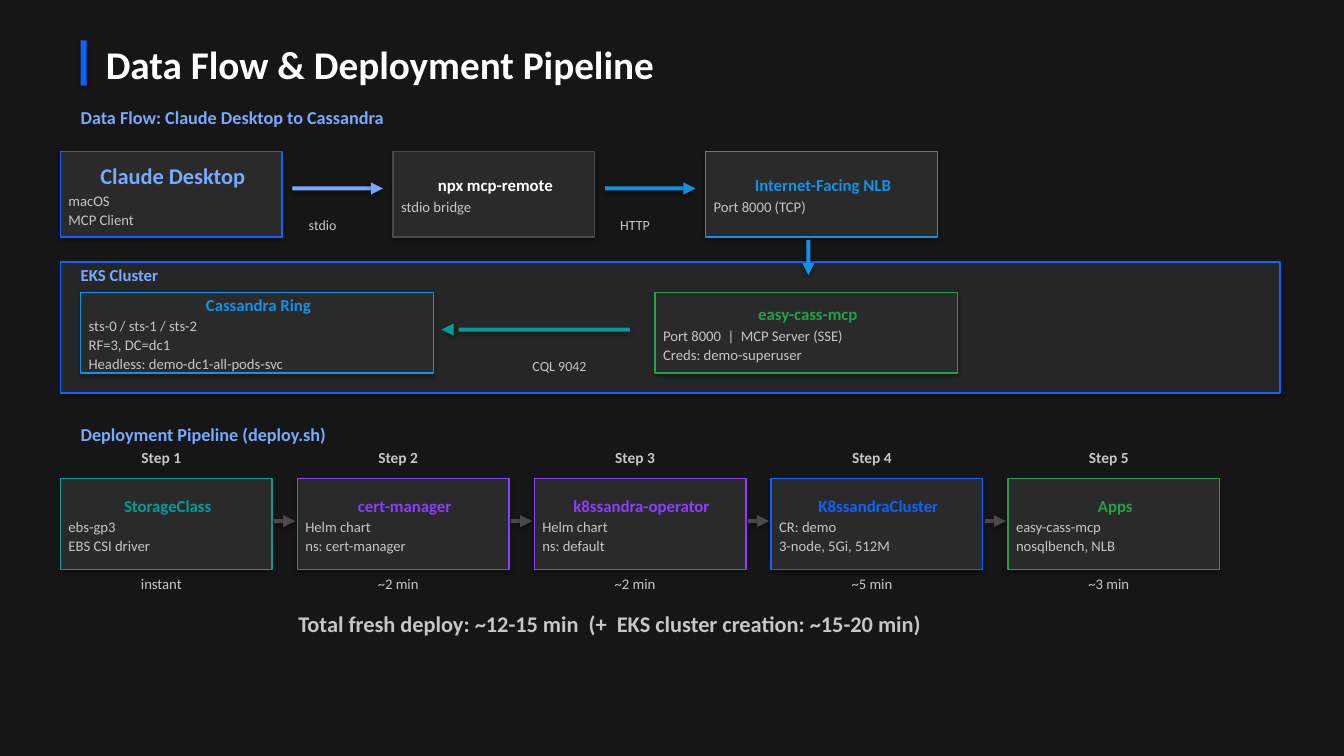
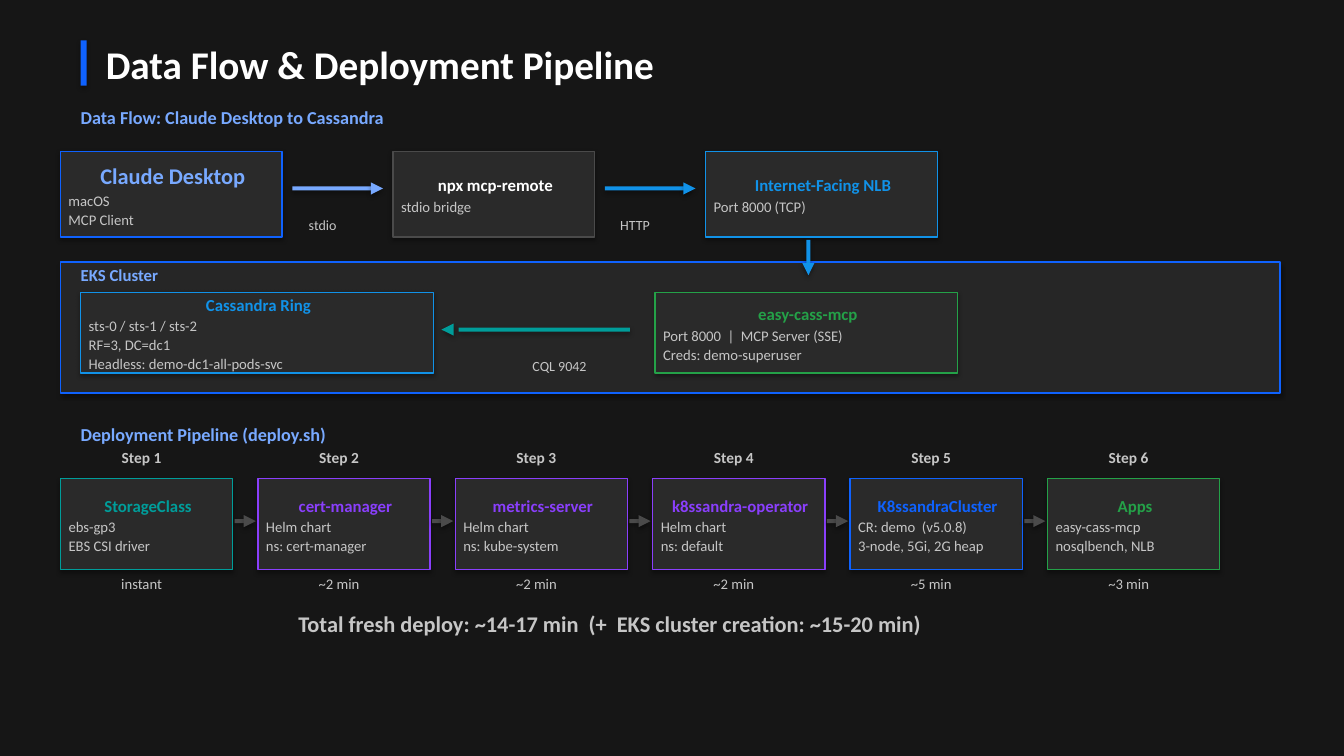
Before and after one commit to jamesc127/k8ssandra-mcp-workshop, a slide deck: slide 5 of k8ssandra-reference-architecture.pptx (slide 4 before the commit). Drawn at 1344x756 pixels with LibreOffice and Linux fonts; fonts in the diff are those of the drawing. Boxes give left, top, right and bottom in pixels: in the first picture for what was removed or moved away, otherwise in the second. Text is boxed around its words. In the diff, an @@ line names an element or a change of style, - is before the commit and + after.

```diff
--- a/k8ssandra-reference-architecture.pptx
+++ b/k8ssandra-reference-architecture.pptx
@@ text "Step 1": place and size @@
-text "Step 1" at bbox=[141, 453, 181, 466]
+text "Step 1" at bbox=[122, 453, 162, 466]
@@ text "Step 2": place and size @@
-text "Step 2" at bbox=[378, 453, 418, 466]
+text "Step 2" at bbox=[319, 453, 359, 466]
@@ rectangle "StorageClass": place and size @@
-rectangle "StorageClass" at bbox=[60, 479, 272, 570]
+rectangle "StorageClass" at bbox=[60, 479, 233, 570]
@@ rectangle "cert-manager": place and size @@
-rectangle "cert-manager" at bbox=[297, 479, 509, 570]
+rectangle "cert-manager" at bbox=[258, 479, 431, 570]
@@ rectangle added at bbox=[456, 479, 628, 570], fill #2A2A2A, outline #8A3FFC 1 pt, 10.5 pt, text #C6C6C6 @@
+metrics-server
+Helm chart
+ns: kube-system
@@ text added at bbox=[516, 453, 556, 466], 11 pt, text #C6C6C6, bold @@
+Step 3
@@ rectangle "k8ssandra-operator": place and size @@
-rectangle "k8ssandra-operator" at bbox=[534, 479, 746, 570]
+rectangle "k8ssandra-operator" at bbox=[652, 479, 825, 570]
@@ text at bbox=[714, 453, 754, 466]: text changed @@
-Step 3
+Step 4
@@ rectangle "K8ssandraCluster": place and size @@
-rectangle "K8ssandraCluster" at bbox=[771, 479, 983, 570]
+rectangle "K8ssandraCluster" at bbox=[850, 479, 1022, 570]
@@ text at bbox=[911, 453, 951, 466]: text changed @@
-Step 4
+Step 5
@@ rectangle "Apps": place and size @@
-rectangle "Apps" at bbox=[1008, 479, 1220, 570]
+rectangle "Apps" at bbox=[1048, 479, 1220, 570]
@@ text at bbox=[1109, 452, 1149, 466]: text changed @@
-Step 5
+Step 6
@@ rectangle: place and size @@
-rectangle at bbox=[274, 519, 287, 523]
+rectangle at bbox=[235, 519, 248, 523]
@@ triangle: place and size @@
-triangle at bbox=[283, 515, 295, 527]
+triangle at bbox=[244, 515, 256, 527]
@@ rectangle: place and size @@
-rectangle at bbox=[511, 519, 524, 523]
+rectangle at bbox=[433, 519, 446, 523]
@@ triangle: place and size @@
-triangle at bbox=[520, 515, 532, 527]
+triangle at bbox=[442, 515, 454, 527]
@@ rectangle added at bbox=[630, 519, 643, 523], fill #4A4A4A @@
@@ triangle added at bbox=[638, 515, 650, 527], fill #4A4A4A @@
@@ rectangle: place and size @@
-rectangle at bbox=[748, 519, 761, 523]
+rectangle at bbox=[827, 519, 840, 523]
@@ triangle: place and size @@
-triangle at bbox=[757, 515, 769, 527]
+triangle at bbox=[836, 515, 848, 527]
@@ text in rectangle at bbox=[858, 521, 984, 554]: text changed @@
-CR: demo
-3-node, 5Gi, 512M
+CR: demo (v5.0.8)
+3-node, 5Gi, 2G heap
@@ rectangle: place and size @@
-rectangle at bbox=[985, 519, 998, 523]
+rectangle at bbox=[1024, 519, 1037, 523]
@@ triangle: place and size @@
-triangle at bbox=[994, 515, 1006, 527]
+triangle at bbox=[1033, 515, 1046, 527]
@@ text "instant": place and size @@
-text "instant" at bbox=[141, 579, 182, 589]
+text "instant" at bbox=[121, 579, 162, 589]
@@ text "~2 min": place and size @@
-text "~2 min" at bbox=[378, 579, 419, 589]
+text "~2 min" at bbox=[319, 579, 360, 589]
@@ text added at bbox=[516, 579, 557, 589], 10.5 pt, text #C6C6C6 @@
+~2 min
@@ text "~2 min": place and size @@
-text "~2 min" at bbox=[615, 579, 656, 589]
+text "~2 min" at bbox=[713, 579, 754, 589]
@@ text "~5 min": place and size @@
-text "~5 min" at bbox=[852, 579, 893, 589]
+text "~5 min" at bbox=[911, 579, 952, 589]
@@ text "~3 min": place and size @@
-text "~3 min" at bbox=[1088, 579, 1129, 589]
+text "~3 min" at bbox=[1108, 579, 1149, 589]
@@ text at bbox=[298, 616, 921, 636]: text changed @@
-Total fresh deploy: ~12-15 min (+ EKS cluster creation: ~15-20 min)
+Total fresh deploy: ~14-17 min (+ EKS cluster creation: ~15-20 min)
```
Also in this commit, not shown: 3 other slides changed, 3 slides added, 1 other file.
